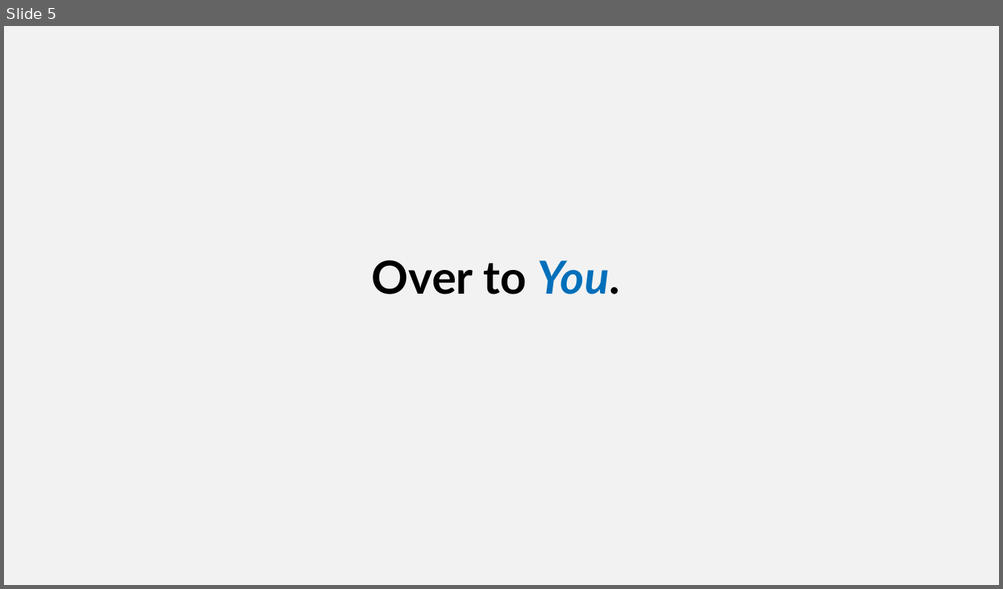
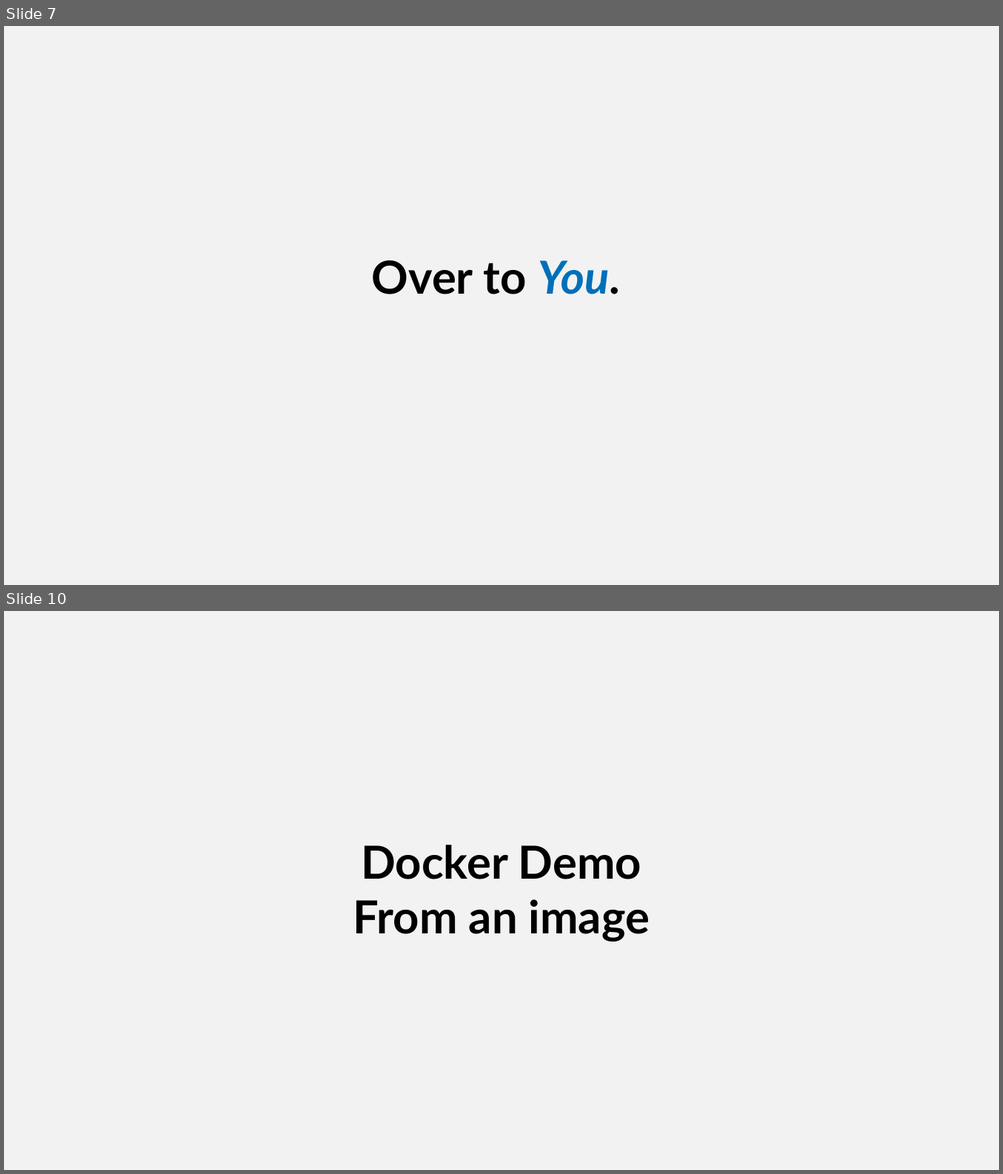
Before and after one commit to SQLShark/MachineLearningFromModelToProduction, a slide deck: Slides/M5 - An Introduction to Docker.pptx. Shown one above the other, each under a label of ours: slide 5 before the commit, slides 7 and 10 after it; the slides between them are not shown. The pictures are 1003x589 and 1003x1174 pixels, drawn with LibreOffice and Linux fonts; fonts in the diff are those of the drawing; background and template pictures are left out. Boxes give left, top, right and bottom in pixels: in the first picture for what was removed or moved away, otherwise in the second. Text is boxed around its words. In the diff, an @@ line names an element or a change of style, - is before the commit and + after.

```diff
--- a/Slides/M5 - An Introduction to Docker.pptx
+++ b/Slides/M5 - An Introduction to Docker.pptx
@@ slide 10 added at [4,611,999,1170], background #F2F2F2 @@
@@ text added at [353,845,649,942], 44 pt, text #000000, bold @@
+Docker Demo
+From an image
@@ what was slide 5 is now slide 7 @@
```
Also in this commit, not shown: 1 slide changed, 10 other slides added, 6 slides removed, 15 other files.
